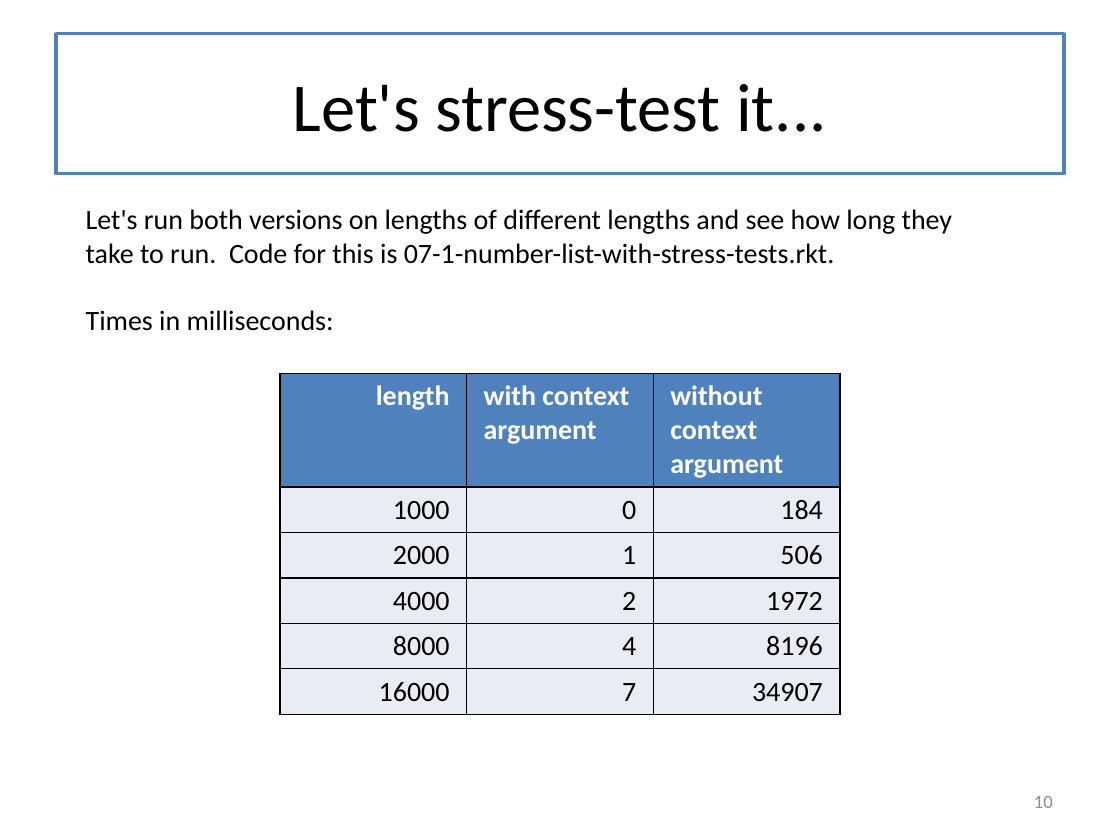
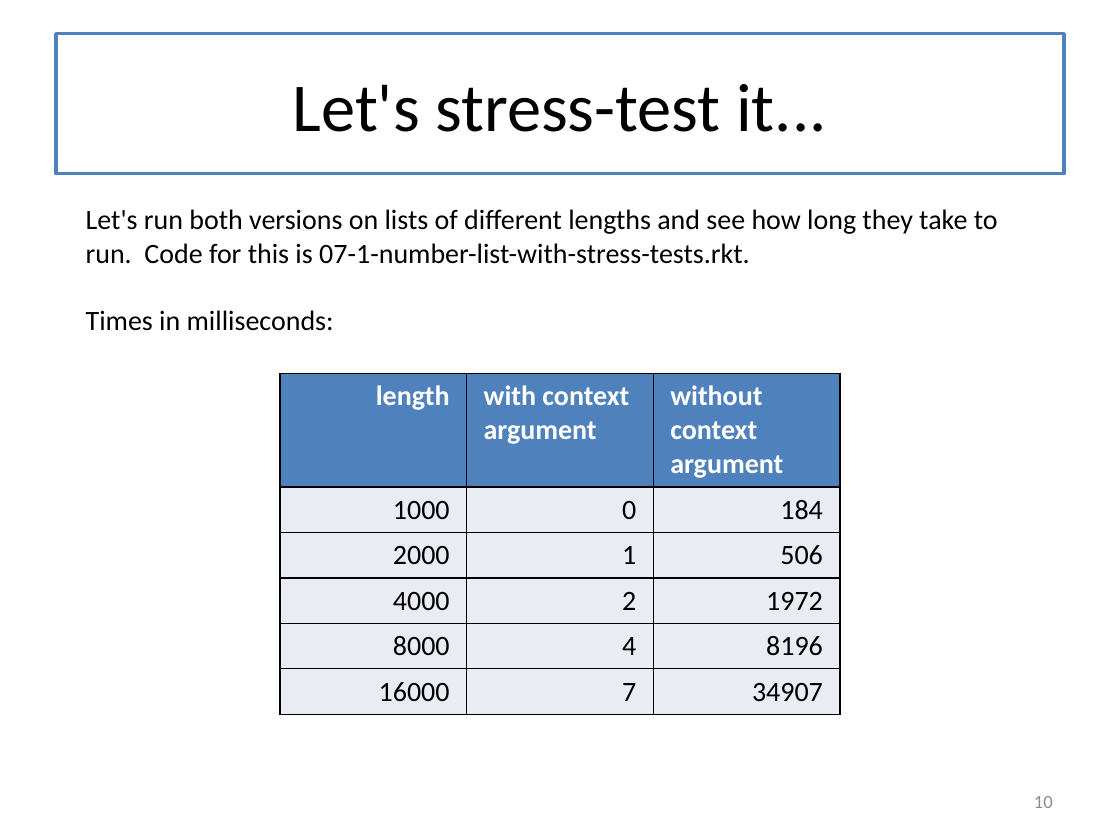
Before and after one commit to mwand/cs5010f16, a slide deck: slide 10 of Slides/Lesson 7.6 Context Arguments and Performance.pptx. Drawn at 1120x840 pixels with LibreOffice and Linux fonts; fonts in the diff are those of the drawing. Boxes give left, top, right and bottom in pixels: in the first picture for what was removed or moved away, otherwise in the second. Text is boxed around its words. In the diff, an @@ line names an element or a change of style, - is before the commit and + after.

```diff
--- a/Slides/Lesson 7.6 Context Arguments and Performance.pptx
+++ b/Slides/Lesson 7.6 Context Arguments and Performance.pptx
@@ text at box(86, 209, 998, 264): text changed @@
-Let's run both versions on lengths of different lengths and see how long they take to run. Code for this is 07-1-number-list-with-stress-tests.rkt.
+Let's run both versions on lists of different lengths and see how long they take to run. Code for this is 07-1-number-list-with-stress-tests.rkt.
```
Also in this commit, not shown: 3 other files.
